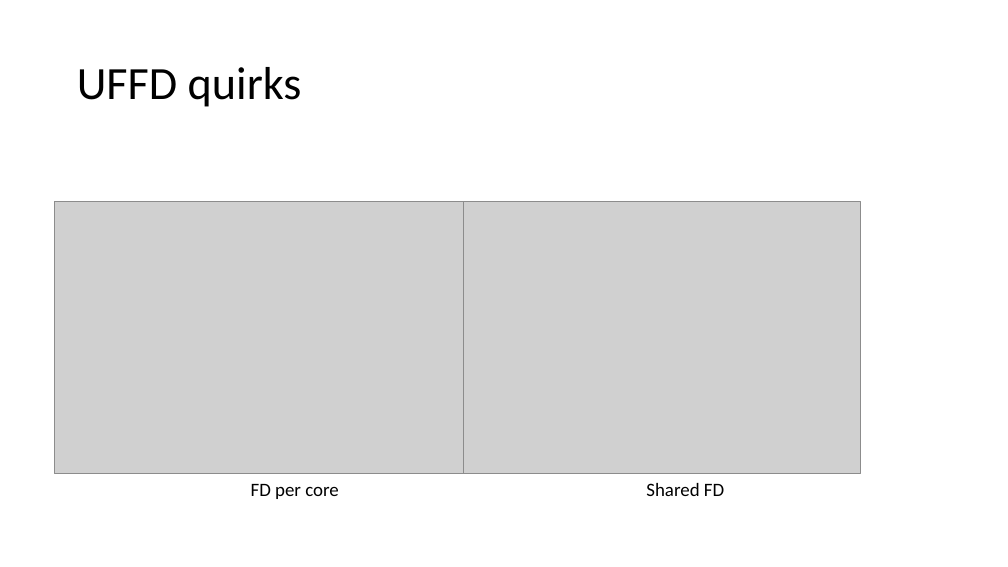
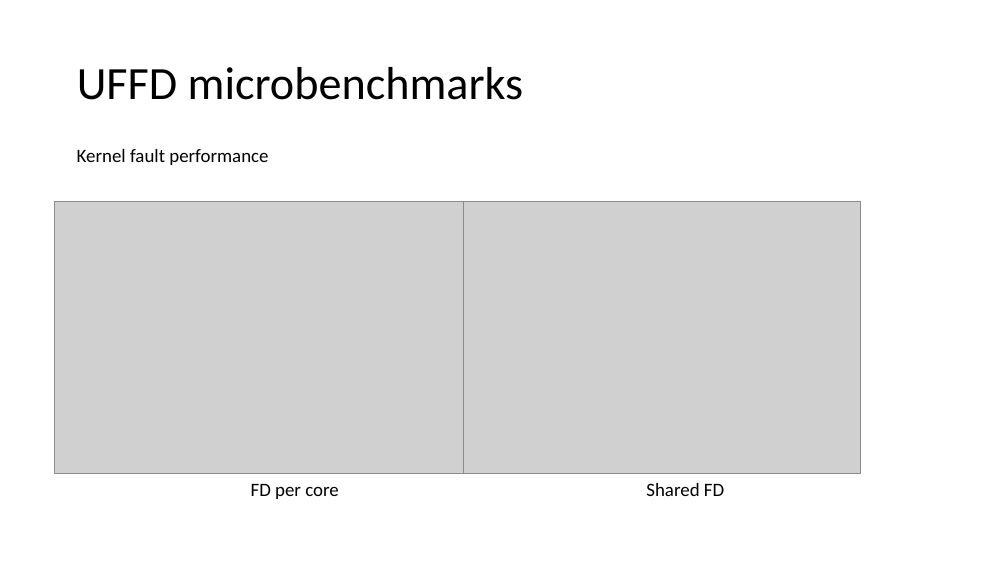
Before and after one commit to eden-farmem/eden-all, a slide deck: slide 14 of doc/weekly/2022-10-10.pptx. Drawn at 1008x567 pixels with LibreOffice and Linux fonts; fonts in the diff are those of the drawing; grey boxes stand for pictures. Boxes give left, top, right and bottom in pixels: in the first picture for what was removed or moved away, otherwise in the second. Text is boxed around its words. In the diff, an @@ line names an element or a change of style, - is before the commit and + after.

```diff
--- a/doc/weekly/2022-10-10.pptx
+++ b/doc/weekly/2022-10-10.pptx
@@ title at (77,67,524,100): text changed @@
-UFFD quirks
+UFFD microbenchmarks
@@ text added at (77,149,268,165), 18 pt, text #000000 @@
+Kernel fault performance
```
Also in this commit, not shown: 2 other slides changed, 1 slide added, 2 slides removed.
